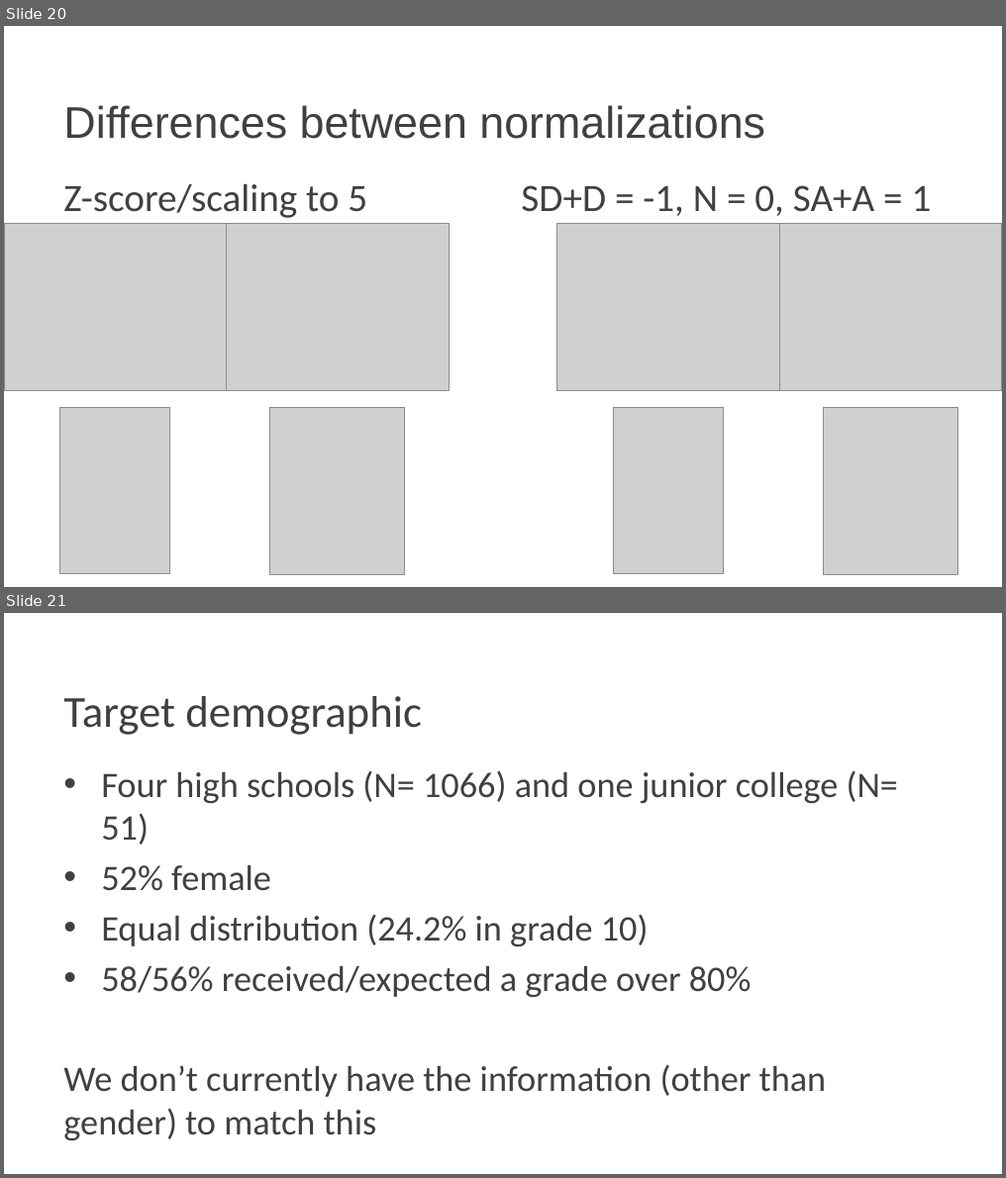
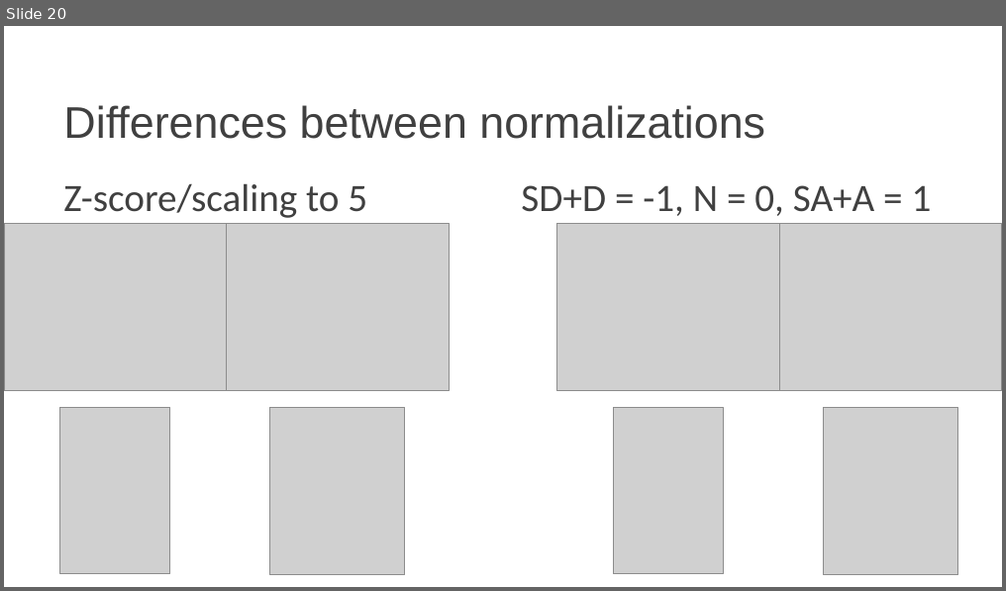
Before and after one commit to Pontigre/PER_analysis, a slide deck: Analysis_explanation.pptx. Shown one above the other, each under a label of ours: slides 20 and 21 before the commit, slide 20 after it. The pictures are 1006x1178 and 1006x591 pixels, drawn with LibreOffice and Linux fonts; fonts in the diff are those of the drawing; grey boxes stand for pictures; background and template pictures are left out. Boxes give left, top, right and bottom in pixels: in the first picture for what was removed or moved away, otherwise in the second. Text is boxed around its words. In the diff, an @@ line names an element or a change of style, - is before the commit and + after.

Commit message:
Updates the ppt with F22 data and creates separate files for male and female responses

```diff
--- a/Analysis_explanation.pptx
+++ b/Analysis_explanation.pptx
@@ slide 21 removed at (4, 613, 1002, 1174), background picture (left out) @@
@@ title removed at (63, 696, 422, 735) @@
-Target demographic
@@ text removed at (63, 770, 898, 1142) @@
-• Four high schools (N= 1066) and one junior college (N= 51)
-• 52% female
-• Equal distribution (24.2% in grade 10)
-• 58/56% received/expected a grade over 80%
-We don’t currently have the information (other than gender) to match this
```
Also in this commit, not shown: 11 slides changed, 36 other files.
